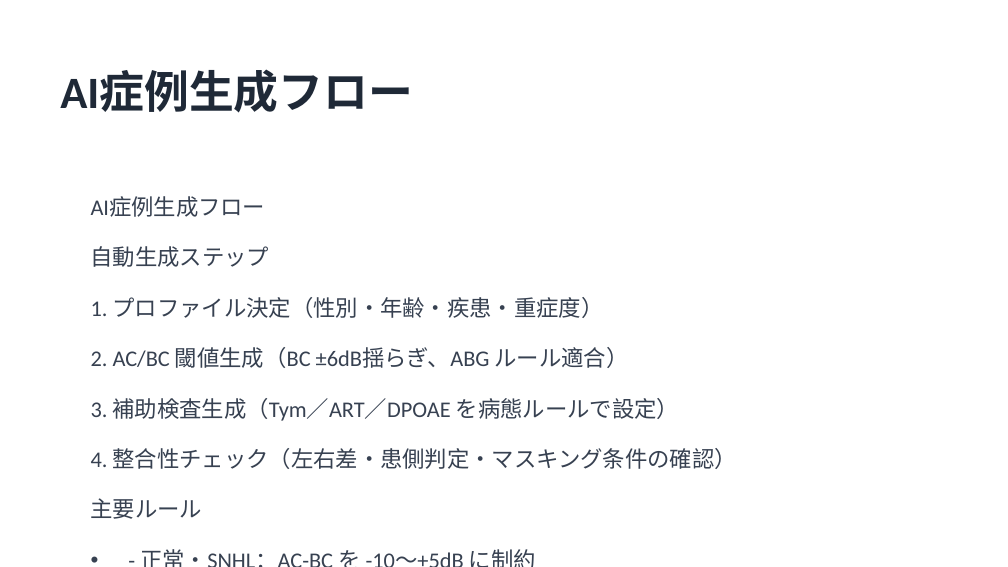
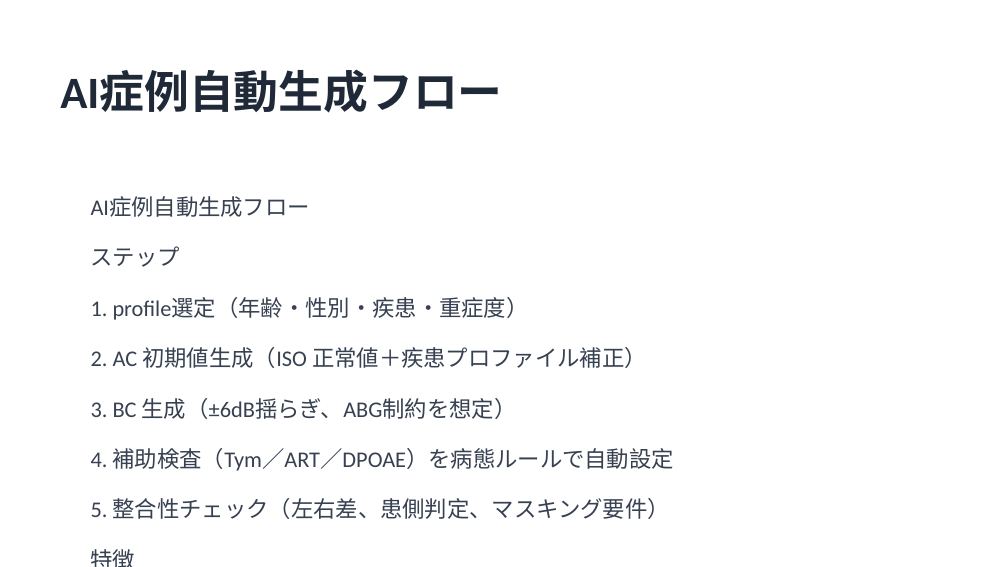
Before and after one commit to HIdechan-Maeda/Audiogram-masking-training-ver.2, a slide deck: slide 4 of HearSim_マスキング訓練プレゼン.pptx (slide 5 before the commit). Drawn at 1008x567 pixels with LibreOffice and Linux fonts; fonts in the diff are those of the drawing. Boxes give left, top, right and bottom in pixels: in the first picture for what was removed or moved away, otherwise in the second. Text is boxed around its words. In the diff, an @@ line names an element or a change of style, - is before the commit and + after.

```diff
--- a/HearSim_マスキング訓練プレゼン.pptx
+++ b/HearSim_マスキング訓練プレゼン.pptx
@@ text at <box>60,71,502,113</box>: text changed @@
-AI症例生成フロー
+AI症例自動生成フロー
@@ text at <box>91,196,310,217</box>: text changed @@
-AI症例生成フロー
+AI症例自動生成フロー
@@ text at <box>91,246,180,267</box>: text changed @@
-自動生成ステップ
+ステップ
@@ text at <box>91,297,529,320</box>: text changed @@
-1. プロファイル決定（性別・年齢・疾患・重症度）
+1. profile選定（年齢・性別・疾患・重症度）
@@ text at <box>91,347,647,368</box>: text changed @@
-2. AC/BC 閾値生成（BC ±6dB揺らぎ、ABG ルール適合）
+2. AC 初期値生成（ISO 正常値＋疾患プロファイル補正）
@@ text added at <box>91,398,517,419</box>, 16 pt, text #374151 @@
+3. BC 生成（±6dB揺らぎ、ABG制約を想定）
@@ text at <box>91,448,674,471</box>: text changed @@
-3. 補助検査生成（Tym／ART／DPOAE を病態ルールで設定）
+4. 補助検査（Tym／ART／DPOAE）を病態ルールで自動設定
@@ text at <box>91,498,670,519</box>: text changed @@
-4. 整合性チェック（左右差・患側判定・マスキング条件の確認）
+5. 整合性チェック（左右差、患側判定、マスキング要件）
@@ text removed at <box>91,498,203,519</box> @@
-主要ルール
@@ text at <box>81,534,927,567</box>: text changed @@
-• - 正常・SNHL：AC-BC を -10〜+5dB に制約
+特徴
```
Also in this commit, not shown: 8 other slides changed, 4 slides added, 4 slides removed, 1 other file.
